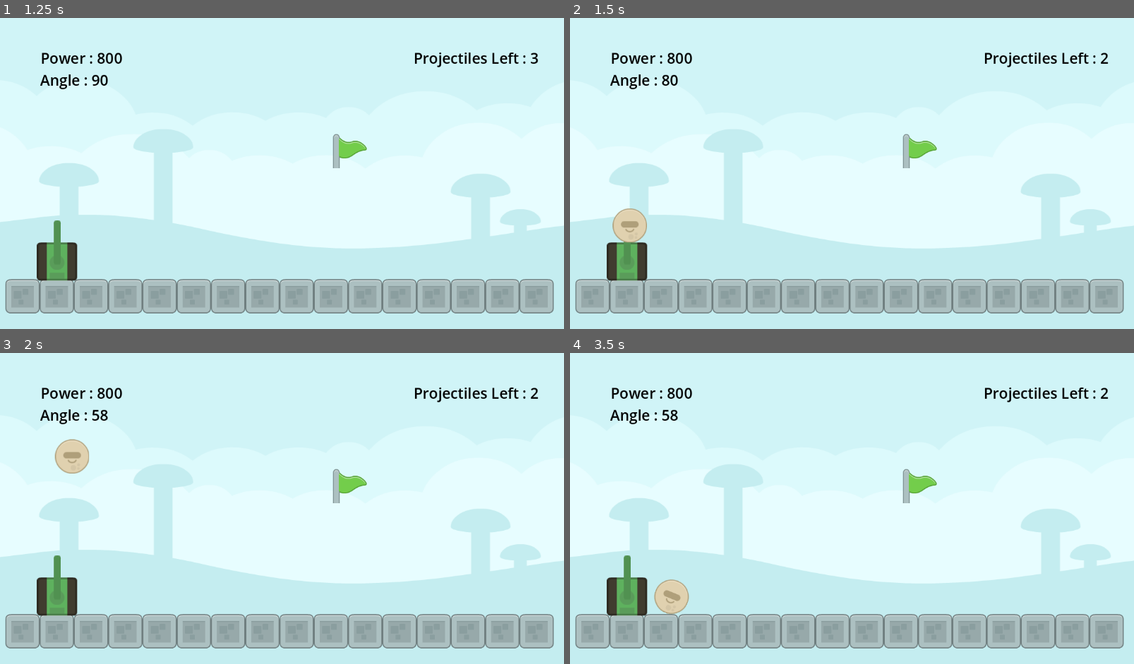
Above: before the commit, frames 1-4 (two rows, left to right).
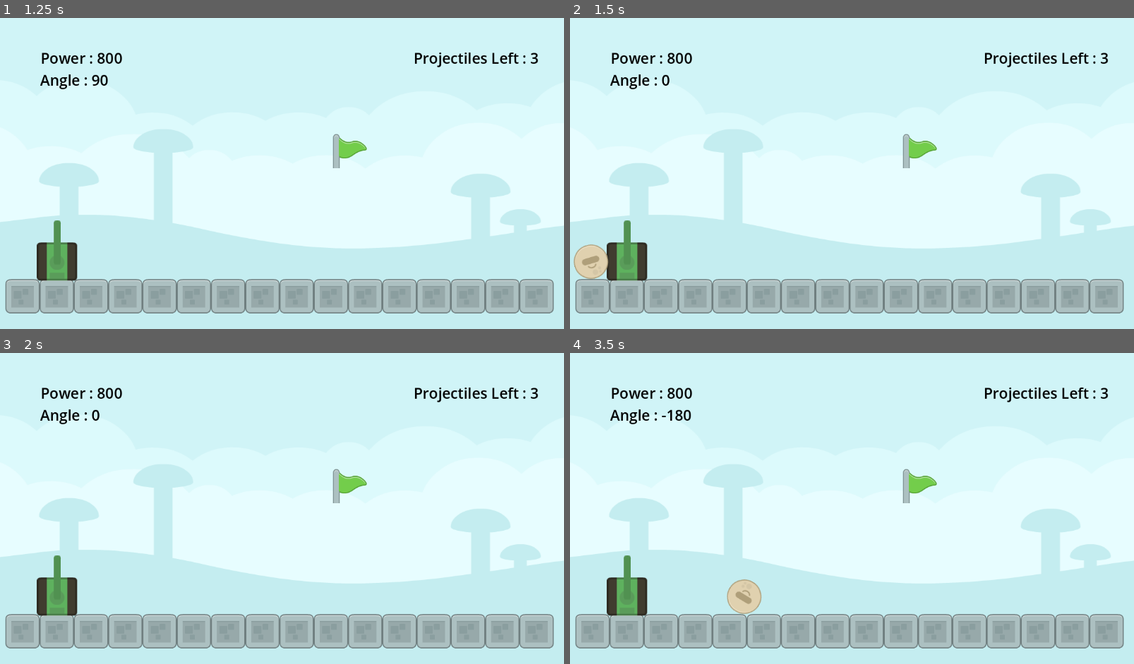
Above: after the commit, the same moments.

Repository: bsu-cs315/E1-evan.kiser
Game: Godot game, scene res://src/title_screen.tscn
The game is run twice, just before and just after one commit, with the same random seed, the same clock (stepped at 60 frames per second) and the same inputs.
Inputs:
- Up to frame 1 (1.25 s): click "PLAY !" at 0.5 s
- Up to frame 2 (1.5 s): tap Enter at 1.25 s; hold Up (angle_up) from 1.28 s (still down); tap Space (launch) at 1.35 s
- Up to frame 3 (2 s): keep holding Up (angle_up)
- Up to frame 4 (3.5 s): release Up (angle_up) at 2.03 s; hold Down (angle_down) 2.03-2.78 s; tap Left (decrease_power) at 2.1 s; tap Space (launch) at 2.3, 3.05 s; hold Up (angle_up) from 2.78 s (still down); tap Right (increase_power) at 2.85 s

Frame 1 is identical in both runs. In frame 2, 1.2% of the frame differs, in the area x 0-96%, y 11-84%; in frame 3, 0.6%; in frame 4, 1.2%, in the area x 14-96%, y 11-84%.
Error after the commit: Invalid access to property or key 'balls_left' on a base object of type 'Node2D (cannon.gd)'. (res://src/world.gd:25)

Commit message:
Updated code to follow style guidelines

Diff:
--- a/src/ball.gd
+++ b/src/ball.gd
@@ -1,9 +1,9 @@
 extends RigidBody2D
 
-var screen_bottom_limit: float
+var _screen_bottom_limit: float
 
 func _ready() -> void:
-	screen_bottom_limit = get_viewport_rect().size.y
+	_screen_bottom_limit = get_viewport_rect().size.y
 
 
 func _on_sleeping_state_changed() -> void:
@@ -11,5 +11,5 @@
 
 
 func _process(_delta):
-	if position.y > screen_bottom_limit:
+	if position.y > _screen_bottom_limit:
 		queue_free()
--- a/src/cannon.gd
+++ b/src/cannon.gd
@@ -5,17 +5,18 @@
 signal projectile_amount_changed
 signal no_remaining_projectiles
 
-@export var power := 800.0
-@export var power_change_rate := 200.0
-var min_power := 0
-var max_power := 2000
+const _MIN_POWER := 0
+const _MAX_POWER := 2000
+const _MIN_ANGLE := deg_to_rad(180)
+const _MAX_ANGLE :=deg_to_rad(0)
 
-@export var angle := (-TAU/4)
-@export var angle_change_rate := (TAU/8)
-
+@export var power := 800.
+@export var power_change_rate := 200.
+@export var angle := -TAU/4
+@export var angle_change_rate := TAU/8
 @export var can_shoot := true
-@export var balls_left := 3
-var current_ball : RigidBody2D = null
+@export var _balls_left := 3
+var _current_ball : RigidBody2D = null
 
 
 func _ready() -> void:
@@ -26,26 +27,25 @@
 	var power_axis := Input.get_axis("decrease_power", "increase_power")
 	if power_axis != 0:
 		power += power_axis * power_change_rate * delta
-		power = clampf(power, min_power, max_power)
+		power = clampf(power, _MIN_POWER, _MAX_POWER)
 		power_changed.emit()
 
 	var angle_axis = Input.get_axis("angle_down", "angle_up")
 	if angle_axis != 0:
 		angle += angle_axis * angle_change_rate * delta
-		angle = clampf(angle, deg_to_rad(-180), deg_to_rad(0))
+		angle = clampf(angle, _MIN_ANGLE, _MAX_ANGLE)
 		angle_changed.emit()
 
-
-	if Input.is_action_just_pressed("launch") and (balls_left > 0):
-		if current_ball == null or current_ball.is_sleeping():
+	if Input.is_action_just_pressed("launch") and _balls_left > 0:
+		if _current_ball == null or _current_ball.is_sleeping():
 			var impulse := Vector2(1,0) * power
-			current_ball = preload("res://src/ball.tscn").instantiate() as RigidBody2D
-			get_parent().add_child(current_ball)
-			current_ball.global_position = global_position
-			current_ball.apply_impulse(impulse.rotated(angle))
+			_current_ball = preload("res://src/ball.tscn").instantiate() as RigidBody2D
+			get_parent().add_child(_current_ball)
+			_current_ball.global_position = global_position
+			_current_ball.apply_impulse(impulse.rotated(angle))
 			$CannonShotSound.playing = true
-			balls_left -= 1
-			if balls_left == 0:
+			_balls_left -= 1
+			if _balls_left == 0:
 				no_remaining_projectiles.emit()
 			projectile_amount_changed.emit()
 
--- a/src/title_screen.gd
+++ b/src/title_screen.gd
@@ -4,5 +4,6 @@
 	$"Top_VBoxContainer/Game_Title".modulate = Color.BLACK
 	$AnimationPlayer.play("logo_animation")
 
+
 func _on_button_pressed() -> void:
 	get_tree().change_scene_to_file("res://src/world.tscn")
--- a/src/world.gd
+++ b/src/world.gd
@@ -5,30 +5,30 @@
 	$AngleLabel.modulate = Color.BLACK
 	$ProjectilesLeftLabel.modulate = Color.BLACK
 
-	if ($Goal.winDetector):
-		$WinLabel.text = ("You hit the Flag!")
+	if $Goal.winDetector:
+		$WinLabel.text = "You hit the Flag!"
 		await(get_tree().create_timer(8).timeout)
 		get_tree().change_scene_to_file("res://src/title_screen.tscn")
 
 
 func _on_cannon_power_changed() -> void:
-	$PowerLabel.text = ("Power : %.d" % $Cannon.power)
+	$PowerLabel.text = "Power : %.d" % $Cannon.power
 	$PowerLabel.modulate = Color.RED
 
 
 func _on_cannon_angle_changed() -> void:
-	$AngleLabel.text = ("Angle : %.d" % rad_to_deg(-1*$Cannon.angle))
+	$AngleLabel.text = "Angle : %.d" % rad_to_deg(-1*$Cannon.angle)
 	$AngleLabel.modulate = Color.RED
 
 
 func _on_cannon_projectile_amount_changed() -> void:
-	$ProjectilesLeftLabel.text = ("Projectiles Left : %.d" % $Cannon.balls_left)
+	$ProjectilesLeftLabel.text = "Projectiles Left : %.d" % $Cannon.balls_left
 	$ProjectilesLeftLabel.modulate = Color.RED
 
 
 func _on_cannon_no_remaining_projectiles() -> void:
 	await(get_tree().create_timer(8).timeout)
 	if not $Goal.winDetector:
-		$WinLabel.text = ("You lost!")
+		$WinLabel.text = "You lost!"
 		await(get_tree().create_timer(8).timeout)
 		get_tree().change_scene_to_file("res://src/title_screen.tscn")
